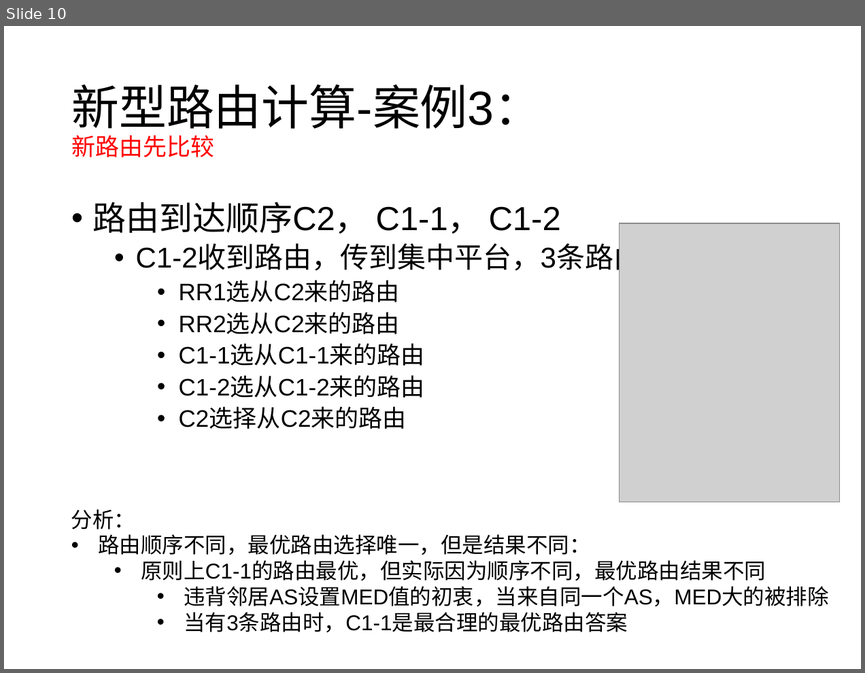
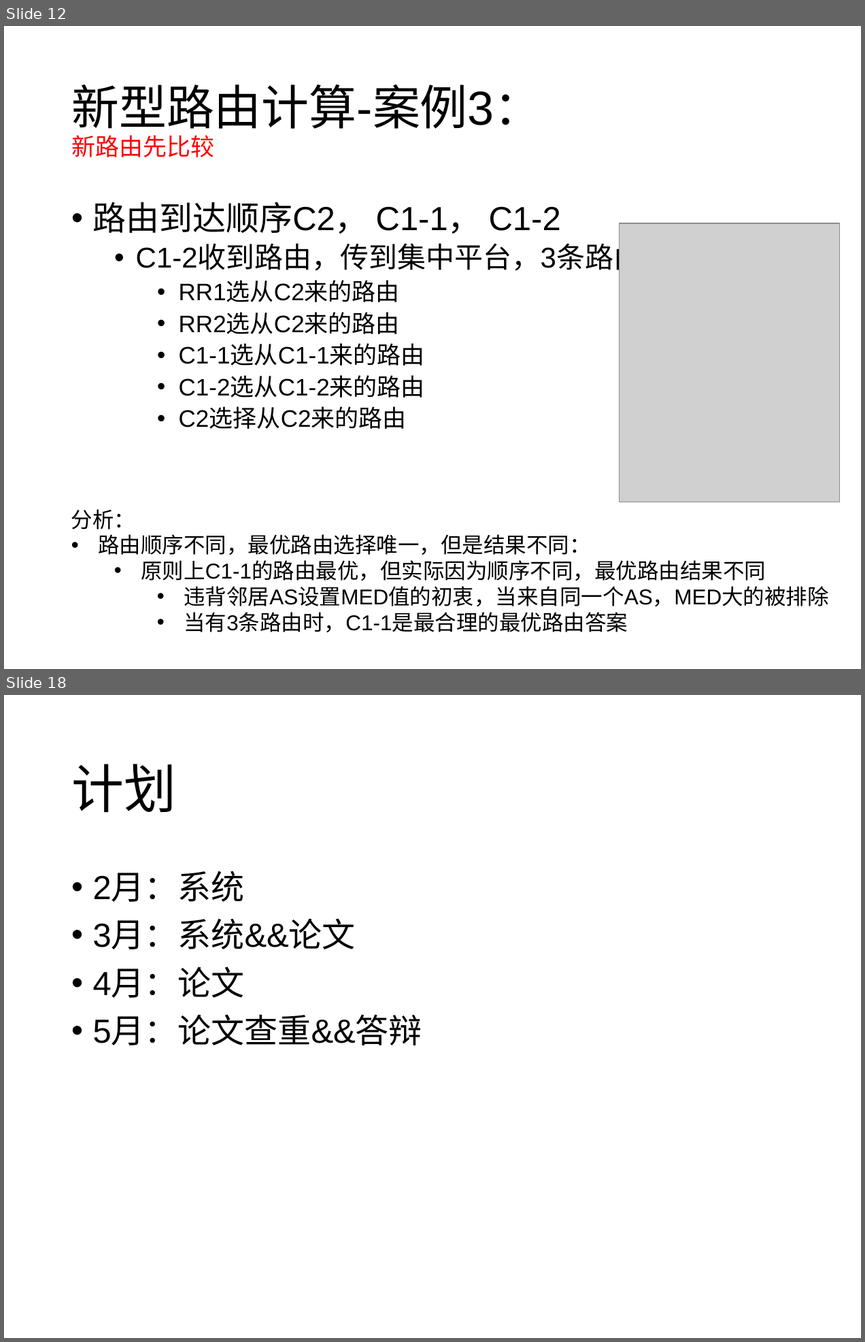
Before and after one commit to wangqing93/ibgp_exp, a slide deck: doc/毕设阶段讨论4.pptx. Shown one above the other, each under a label of ours: slide 10 before the commit, slides 12 and 18 after it; the slides between them are not shown. The pictures are 865x673 and 865x1342 pixels, drawn with LibreOffice and Linux fonts; fonts in the diff are those of the drawing; grey boxes stand for pictures. Boxes give left, top, right and bottom in pixels: in the first picture for what was removed or moved away, otherwise in the second. Text is boxed around its words. In the diff, an @@ line names an element or a change of style, - is before the commit and + after.

```diff
--- a/doc/毕设阶段讨论4.pptx
+++ b/doc/毕设阶段讨论4.pptx
@@ slide 18 added at [4, 695, 861, 1338], background #FFFFFF @@
@@ title added at [71, 764, 176, 812], 44 pt, text #000000 @@
+计划
@@ text added at [93, 872, 422, 1045], 28 pt, text #000000 @@
+• 2月：系统
+• 3月：系统&&论文
+• 4月：论文
+• 5月：论文查重&&答辩
@@ what was slide 10 is now slide 12 @@
```
Also in this commit, not shown: 9 slides changed, 3 other slides added, 1 other file.
